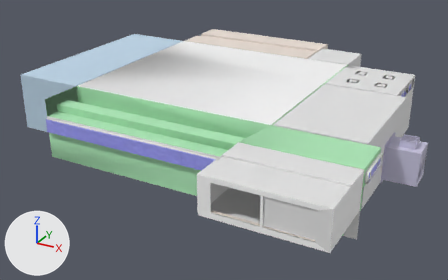
The FBX model New Floor/Assets/OfficeFloor.fbx: old version first, new version second.
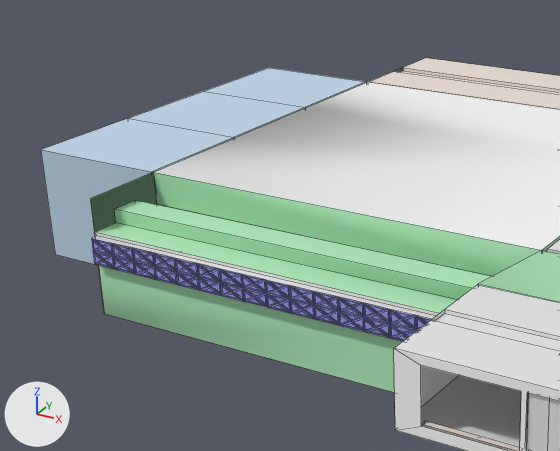
Each version is shown whole from a camera (50 mm lens) standing at (20.7, -36.5, 23.9) and looking at (-5.4, 11.0, 0.1), then close up on the part from 0% to 62% of the width and 0% to 81% of the height. Lighting does not change. The marker at lower left points along +X, +Y and +Z. The close-ups show mesh edges as thin lines. Where no turn or scale is listed for an object, it has been applied to the vertices. Vertices at the same position are counted once.

The first close-up shows 'Building', 'LargeBlindsCloth', 'MosiacWindow'.
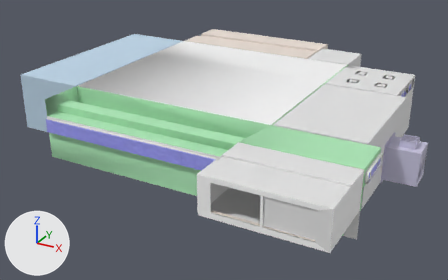
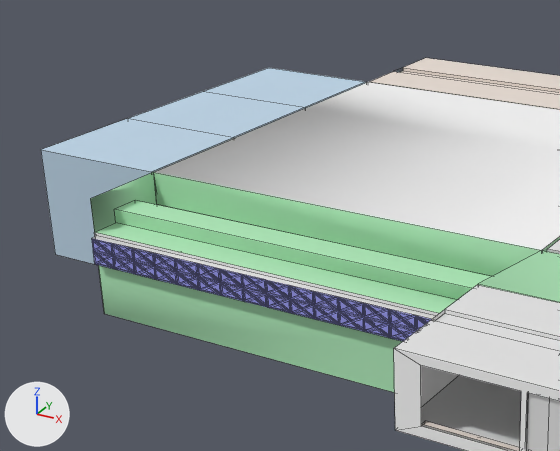
What the commit changed:
me_cube_009 has 535 vertices, 448 faces and spans x -28.4..7.1, y -11.9..23.2, z -2.1..3.4.
me_cube_009 is used by ob_building; location (4.19, 6.36, 2.15).
Verts and faces of me_cube_009; kept vertices keep their numbers, new ones are numbered from 535.
Before the commit, vertices of me_cube_009: 130 (-21.4, -1.9, 3.4) at pixel (153, 172), 180 (-21.4, -5.9, 3.4) at pixel (90, 198), 330 (-21.4, -5.9, 1.8) at pixel (94, 232), 332 (-21.4, -1.9, 1.8) at pixel (156, 204), 335 (-21.4, -3.2, 1.8).
Before the commit, vertices of me_cube_009: 336 (-21.4, -4.6, 1.8) at pixel (115, 222), 339 (-21.4, -3.2, 2.4) at pixel (135, 200), 340 (-21.4, -4.6, 2.4) at pixel (114, 209).
Part 1, on me_cube_009:
Vertices deleted: 180 (with the faces that use them).
Faces deleted: (335, 339, 340, 336).

Location of each change, (x1, y1, x2, y2) in pixels of the close-ups (560 x 451 px):
part 1 of me_cube_009, deleted (green): before (91, 173, 156, 232)
